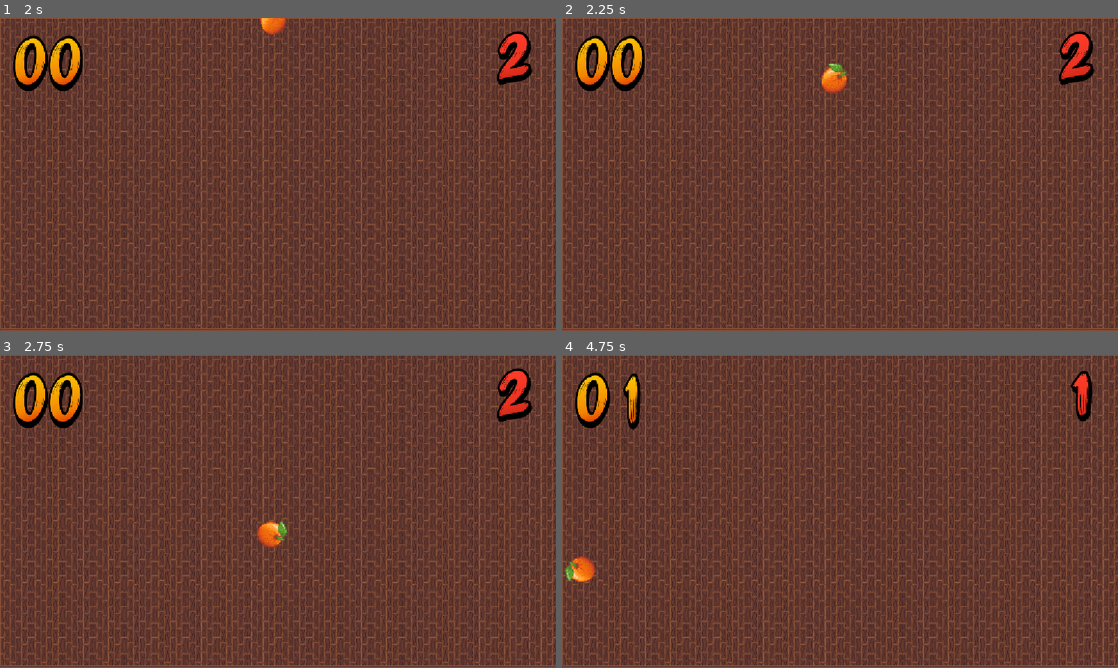
Above: before the commit, frames 1-4 (two rows, left to right).
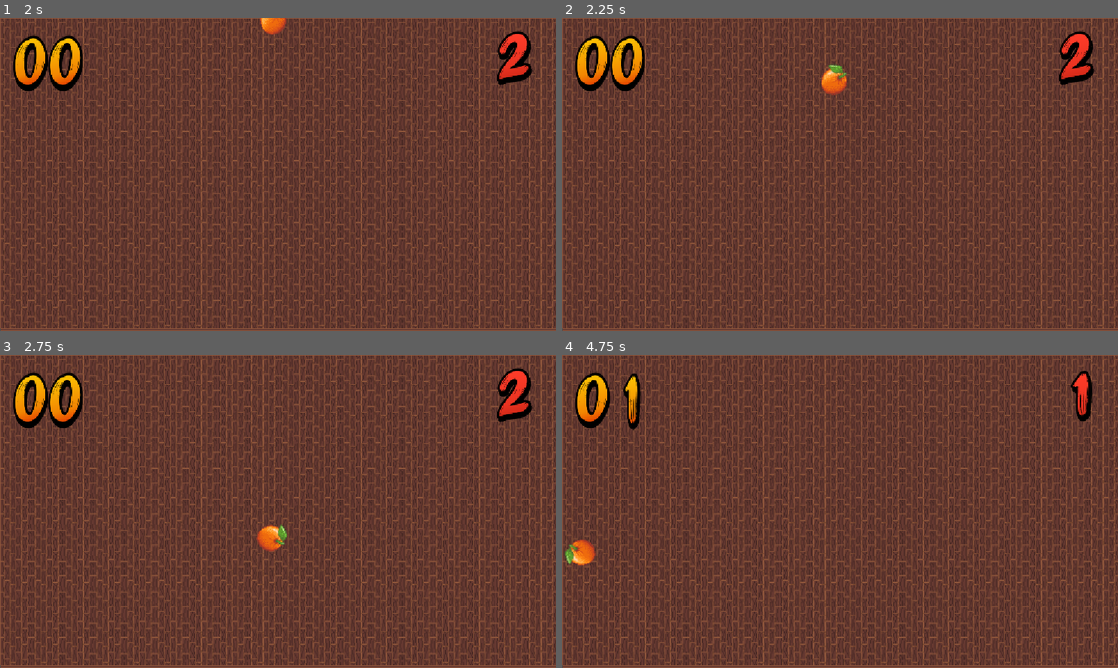
Above: after the commit, the same moments.

Repository: GiuseppeSalvatore-Celauro/Clone-Fruit_ninja
Game: Godot game, scene res://maps/main.tscn
The game is run twice, just before and just after one commit, with the same random seed, the same clock (stepped at 60 frames per second) and the same inputs.
Inputs (mouse positions are in pixels of both pictures, inside the frame that each line leads up to):
- Up to frame 1 (2 s): tap Enter at 0.5 s; move the mouse to (400, 158) at 0.52 s; press the mouse at (400, 158) at 0.53 s; move the mouse to (166, 190) at 1.27 s; release the mouse at (166, 190) at 1.28 s; click (166, 190) at 1.35 s
- Up to frame 2 (2.25 s): move the mouse to (895, 105) at 2.02 s; press the mouse at (895, 105) at 2.03 s
- Up to frame 3 (2.75 s): no input
- Up to frame 4 (4.75 s): move the mouse to (812, 574) at 2.77 s; release the mouse at (812, 574) at 2.78 s; click (812, 574) at 2.85 s; move the mouse to (1006, 558) at 3.52 s; press the mouse at (1006, 558) at 3.53 s; move the mouse to (673, 464) at 4.27 s; release the mouse at (673, 464) at 4.28 s; click (673, 464) at 4.35 s

Frame 1 is identical in both runs. In frame 2, 0.2% of the frame differs, in the area x 46-52%, y 14-25%; in frame 3, 0.3%; in frame 4, 0.6%, in the area x 0-7%, y 58-73%.

Commit message:
In lavorazione sullo slice della frutta

Diff:
--- a/scripts/fruit.gd
+++ b/scripts/fruit.gd
@@ -16,16 +16,31 @@
 @export var max_falling_speed: int = 500
 
 var random_rotation: int = randi_range(0, 1)
+var is_hitted: bool = false
+@onready var random_postion_after_cut: int = randi_range(45, 105)
 
 func _process(delta: float) -> void:
-	fruit_rotation(delta)
+	fruit_rotation(delta, fruit)
 	fruit_movement()
 
-func fruit_rotation(delta):
+	if is_hitted:
+		fruit.rotation = 0
+		if random_rotation == 1:
+			fruit_rotation(delta, right_side)
+			fruit_rotation(-delta, left_side)
+			left_side.position.x -= delta * random_postion_after_cut
+			right_side.position.x += delta * random_postion_after_cut
+		else:
+			fruit_rotation(-delta, right_side)
+			fruit_rotation(delta, left_side)
+			left_side.position.x -= delta * random_postion_after_cut
+			right_side.position.x += delta * random_postion_after_cut
+
+func fruit_rotation(delta: float, item):
 	if random_rotation == 1:
-		fruit.rotate(delta * 2)
+		item.rotate(delta * 2)
 	else:
-		fruit.rotate(delta * -2)
+		item.rotate(delta * -2)
 
 func fruit_movement():
 	var viewport_y = (get_viewport().size.y / 2) + 10
@@ -35,7 +50,7 @@
 		emit_signal("emit_fruit_dmg", fruit_dmg)
 		queue_free()
 
-
 func _on_area_entered(area: Area2D) -> void:
 	if area.name == "Player":
-		fruit.queue_free()
+		fruit_dmg = 0
+		is_hitted = true
